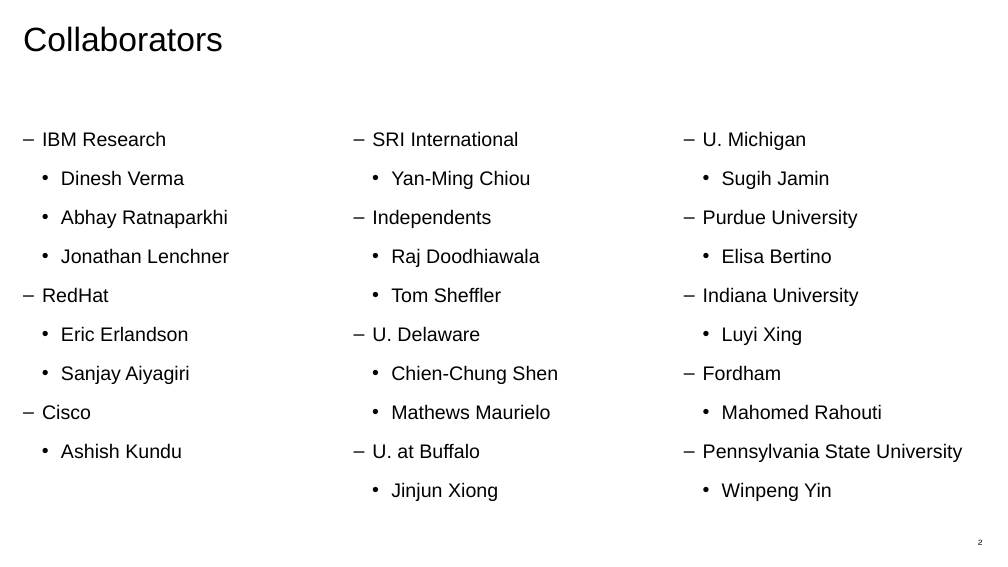
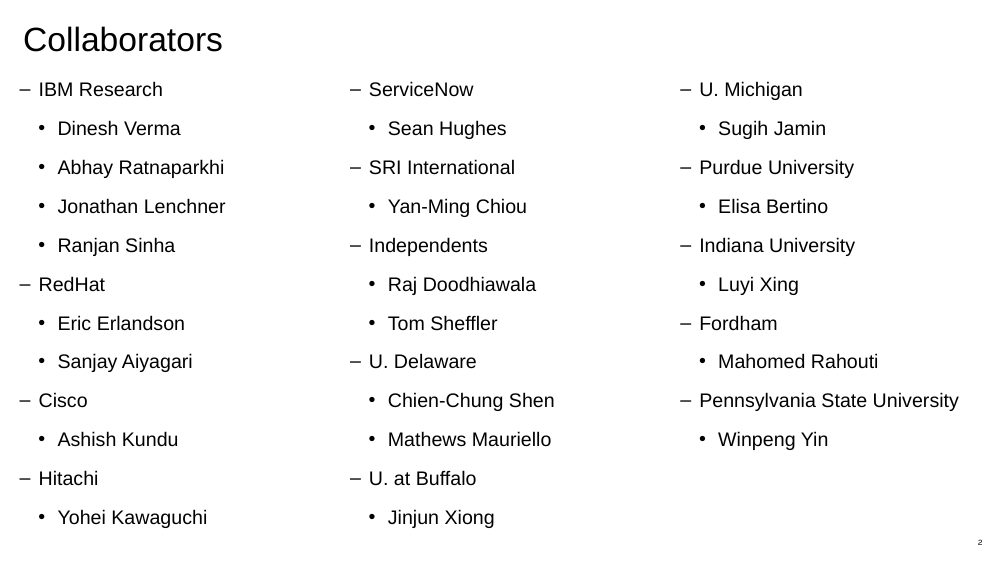
Before and after one commit to nlip-project/documents, a slide deck: slide 2 of working/NLIP_Briefer.pptx. Drawn at 1008x567 pixels with LibreOffice and Linux fonts; fonts in the diff are those of the drawing. Boxes give left, top, right and bottom in pixels: in the first picture for what was removed or moved away, otherwise in the second. Text is boxed around its words. In the diff, an @@ line names an element or a change of style, - is before the commit and + after.

```diff
--- a/working/NLIP_Briefer.pptx
+++ b/working/NLIP_Briefer.pptx
@@ 3 texts: place and size @@
-3 texts at box(42, 131, 962, 501)
+3 texts at box(39, 81, 959, 528)
@@ text at box(369, 81, 507, 139): paragraphs added @@
+  – ServiceNow
+    • Sean Hughes
@@ text at box(58, 237, 175, 256): paragraph added @@
+    • Ranjan Sinha
@@ text at box(58, 353, 193, 372): text changed @@
-    • Sanjay Aiyagiri
+    • Sanjay Aiyagari
@@ text at box(388, 431, 552, 447): text changed @@
-    • Mathews Maurielo
+    • Mathews Mauriello
@@ text at box(39, 470, 207, 528): paragraphs added @@
+  – Hitachi
+    • Yohei Kawaguchi
```
Also in this commit, not shown: 9 other slides changed, 12 slides added.
